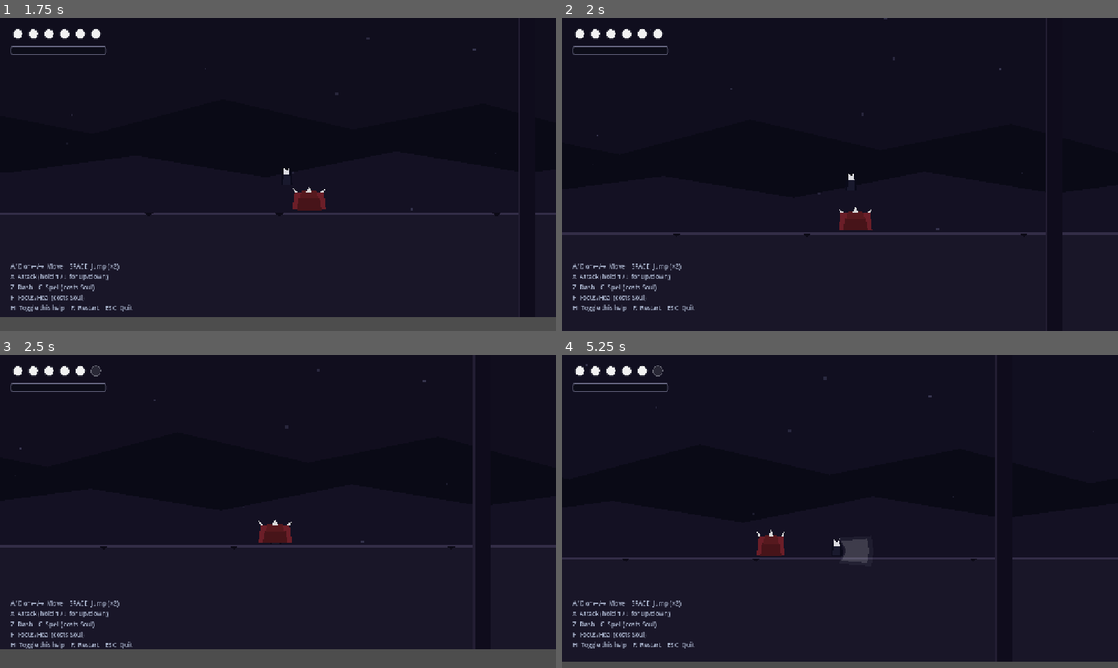
Above: before the commit, frames 1-4 (two rows, left to right).
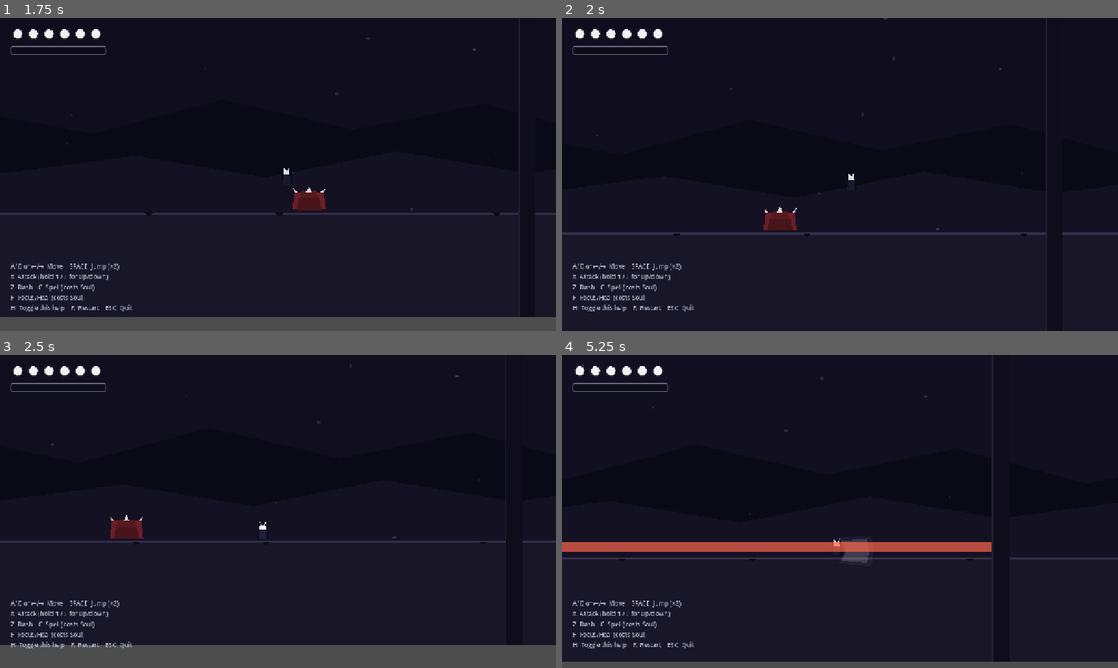
Above: after the commit, the same moments.

Repository: G-reen-vibe/hollow-knight-boss-rush
Game: Godot game, scene res://scenes/main_game.tscn
Two runs of this game, one before a commit and one after it. Both use one fixed random seed, a clock stepped at 60 frames per second and the inputs below.
Inputs:
- Up to frame 1 (1.75 s): tap Enter at 0.5 s; hold D (move_right) from 0.53 s (still down); tap Z (dash) at 0.6, 1.55 s; tap Space (jump) at 0.77, 1.52 s; tap X (attack) at 1.35 s
- Up to frame 2 (2 s): keep holding D (move_right)
- Up to frame 3 (2.5 s): release D (move_right) at 2.03 s; hold A (move_left) from 2.03 s (still down); tap C (cast_spell) at 2.1 s; tap Z (dash) at 2.3 s
- Up to frame 4 (5.25 s): release A (move_left) at 2.78 s; hold D (move_right) 2.78-4.28 s; tap Z (dash) at 2.85, 3.8, 4.35 s; tap Space (jump) at 3.02, 3.77, 4.52 s; tap F (heal) at 3.6 s; hold A (move_left) 4.28-5.03 s; hold D (move_right) from 5.03 s (still down); tap X (attack) at 5.1 s

Frame 1 is identical in both runs. In frame 2, 0.7% of the frame differs, in the area x 36-56%, y 60-68%; in frame 3, 3.6%, in the area x 0-100%, y 2-94%; in frame 4, 2.8%.

Commit message:
Fix Ravager charge getting stuck: lock charge direction at enter (don't read boss.facing which updates every frame), add missing Recover transition when charge ends without hitting wall

Diff:
--- a/scripts/boss/ravager/charge.gd
+++ b/scripts/boss/ravager/charge.gd
@@ -7,11 +7,16 @@
 ## the boss is stunned (vulnerable window).
 
 var _travelled: float = 0.0
+var _charge_dir: int = 1  # Locked at enter; NOT read from boss.facing.
 
 
 func enter(_msg: Dictionary = {}, _previous: State = null) -> void:
 	_travelled = 0.0
 	var b := target as Ravager
+	# Lock the charge direction NOW (from the telegraph). Do NOT read b.facing
+	# during the charge — the boss base updates facing every frame to track
+	# the player, which would flip the charge direction mid-dash.
+	_charge_dir = b.facing
 	# Activate contact hitbox DURING the charge (body is dangerous while moving).
 	b.activate_contact_hitbox(true)
 	# Stretch forward.
@@ -22,8 +27,7 @@
 func physics_process(delta: float) -> void:
 	var b := target as Ravager
 	var speed: float = b.charge_speed * (1.2 if b.current_phase >= 2 else 1.0)
-	var dir: int = b.facing
-	b.velocity.x = dir * speed
+	b.velocity.x = _charge_dir * speed
 	b.velocity.y = 0.0
 	_travelled += abs(b.velocity.x) * delta
 	# Hit wall? -> stunned (vulnerable).
@@ -56,6 +60,9 @@
 			tw2.tween_property(cam, "offset", orig, 0.05)
 		# Go to a longer stun recovery.
 		b.state_machine.transition_to(&"Stun")
+	else:
+		# Didn't hit a wall (ran out of distance) — still need to recover.
+		b.state_machine.transition_to(&"Recover")
 
 
 func exit() -> void:
Not shown, changed: export/web/index.html
Not shown, changed: export/web/index.pck
